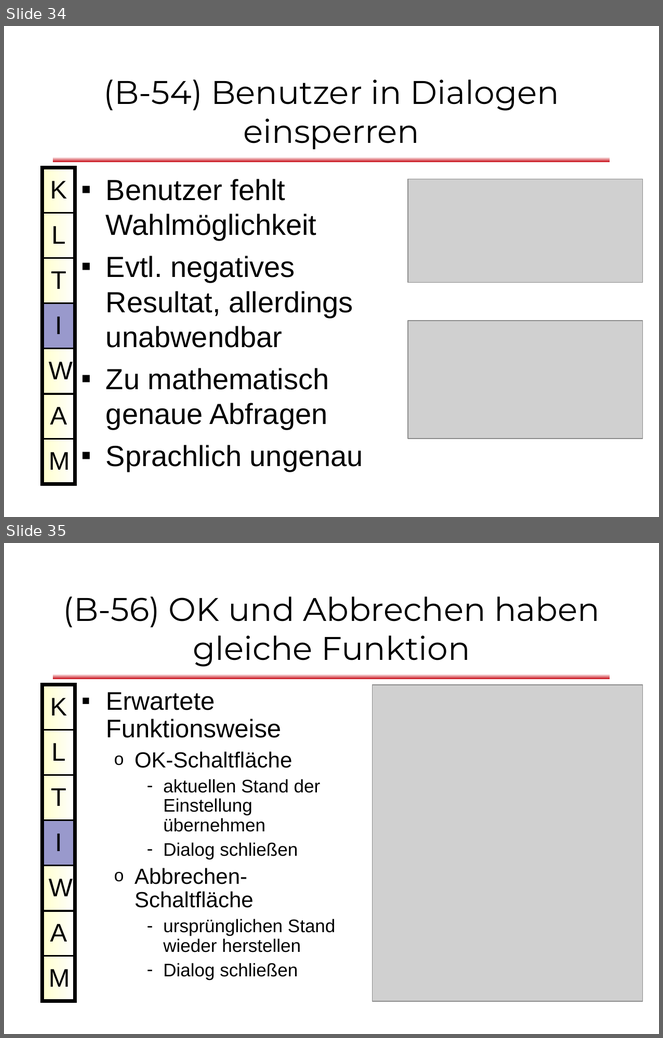
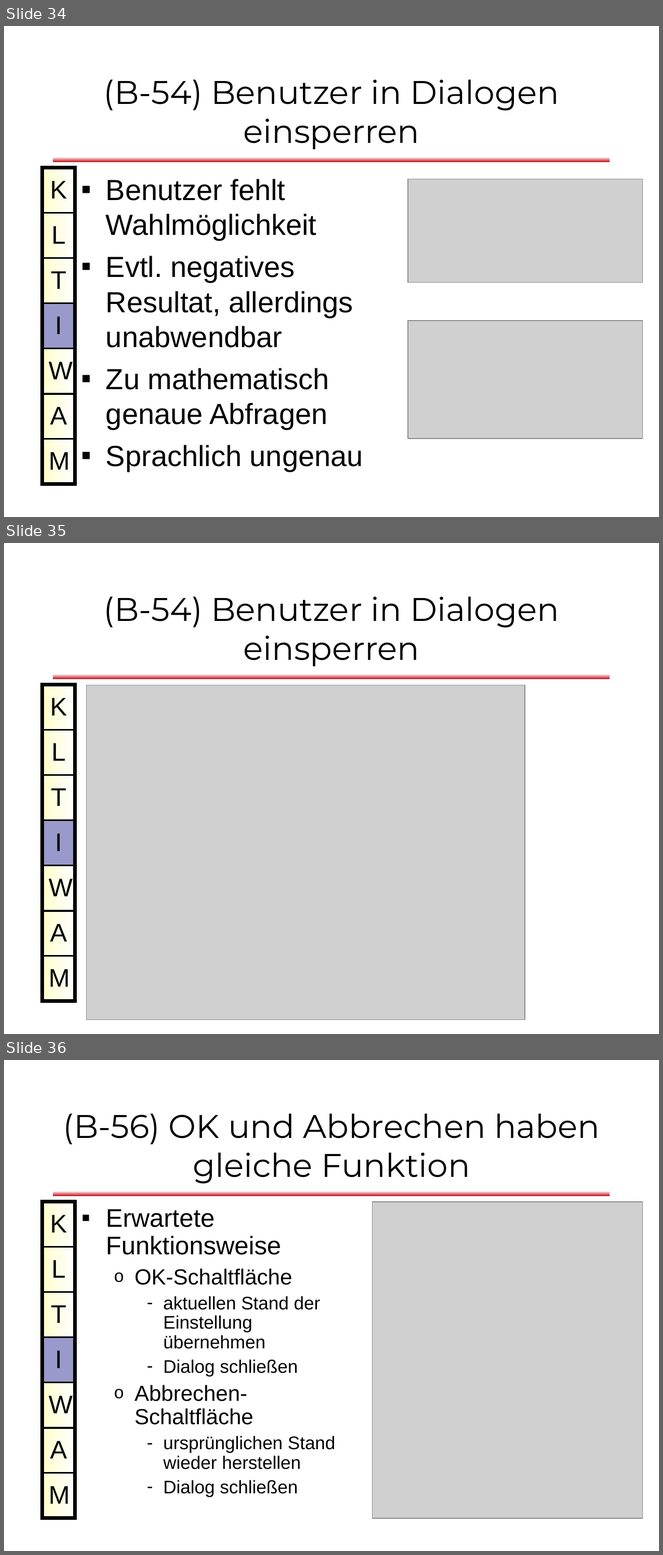
Before and after one commit to dlindner/vorlesung-se2-dhbw, a slide deck: added_2002/GUI Bloopers.odp. Shown one above the other, each under a label of ours: slides 34 and 35 before the commit, slides 34, 35 and 36 after it. The pictures are 663x1038 and 663x1555 pixels, drawn with LibreOffice and Linux fonts; fonts in the diff are those of the drawing; grey boxes stand for pictures; background and template pictures are left out. Boxes give left, top, right and bottom in pixels: in the first picture for what was removed or moved away, otherwise in the second. Text is boxed around its words. In the diff, an @@ line names an element or a change of style, - is before the commit and + after.

```diff
--- a/added_2002/GUI Bloopers.odp
+++ b/added_2002/GUI Bloopers.odp
@@ slide 35 added at [4, 543, 659, 1034], background #FFFFFF; not listed: 1 template element that a slide beside it also shows @@
@@ title added at [103, 597, 560, 667], 36 pt, text #000000 @@
+(B-54) Benutzer in Dialogen einsperren
@@ table added at [42, 685, 75, 1002], 7 rows, 1 columns @@
+K
+L
+T
+I
+W
+A
+M
@@ picture added at [87, 685, 525, 1020] @@
@@ what was slide 35 is now slide 36 @@
```
Also in this commit, not shown: 2 slides changed, 1 other slide added.
